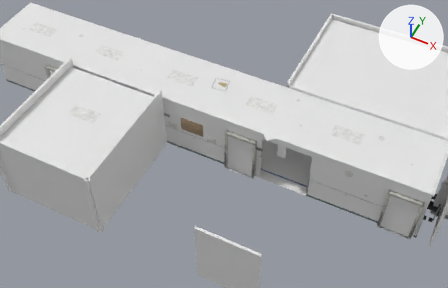
Two versions of the Blender file docs/nw-005a/blender/room104_opening_set.blend, one commit apart.
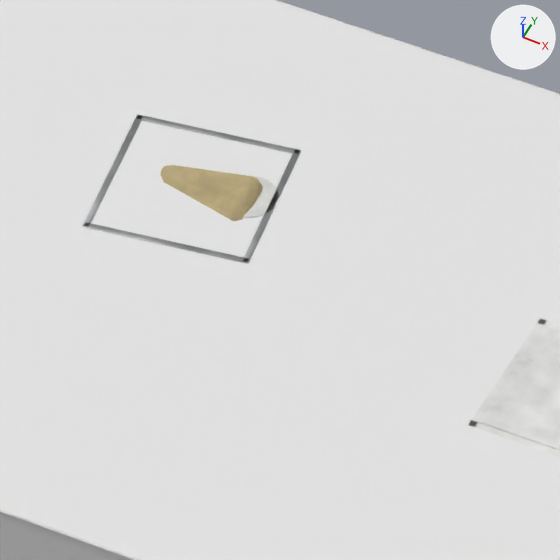
Each version appears first from a camera (50 mm lens) standing at (-0.83, -16.49, 20.15) and looking at (-8.59, -0.98, 0.76), and next in a close-up on the part from 46% to 56% of the width and 24% to 41% of the height. Arrows for +X, +Y and +Z are at upper right; the lights stay in place. The last two pictures show the newer version.

The first close-up shows 'ceiling_hole.001', 'cor_ceiling', 'cor_troffer_-7.001', 'cor_wall_s' and 2 more.
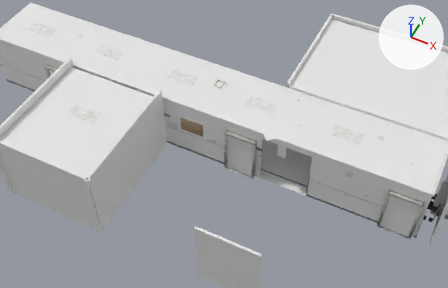
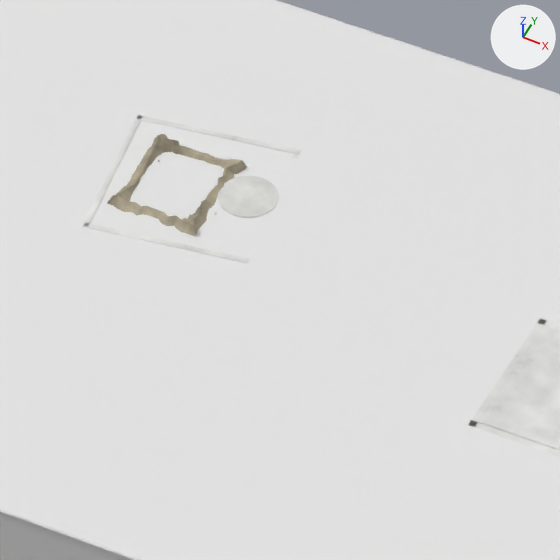
What differs and where, as boxes (x1, y1, x2, y2) in the close-ups (560 x 560 px; the box of a moved part takes in the faces that stretch with it):
'ceiling_hole.001', reshaped (mostly hidden afterwards): before (82, 114, 301, 264); after (83, 115, 300, 263)
'insulation_a', added (beige): after (107, 134, 247, 237)
part 1 of me_ceiling_hole, moved or reshaped: before (243, 150, 301, 263); after (292, 155, 298, 159)
part 2 of me_ceiling_hole, deleted (beige): before (160, 165, 262, 221)
part 3 of me_ceiling_hole, moved or reshaped: before (82, 114, 301, 264); after (83, 115, 300, 263)
'pa_-9.001', unchanged, uncovered by the edit: before (243, 176, 279, 218); after (218, 176, 279, 218)

Edits to the bpy script that builds the scene:
```text
Add mat_cable_grey:
    mat_cable_grey = bpy.data.materials.new('cable_grey')
    # nodes: BsdfPrincipled, Bump, MapRange, Mix, OutputMaterial, RGB, TexCoord, TexNoise, ValToRGB
    # colours: grey #adafad, black #000000, white #ffffff
Change me_ceiling_hole:
    used by ob_ceiling_hole_001; location = (0.0, 0.0, 0.0)
    remove me_ceiling_hole.from_pydata(...)  # 632 vertices, 608 faces; spans x -9.755..-9.045, y -0.005..0.705, z 1.565..2.74
    add me_ceiling_hole.from_pydata(...)  # 776 vertices, 734 faces; spans x -9.754..-9.044, y -0.004..0.704, z 1.651..2.701
    me_ceiling_hole part 1: the loose piece of 56 vertices spanning x -9.162..-9.045, y 0.087..0.703, z 2.68..2.7 is multiplied about its middle by the matrix ((0.871, -0.016, 0.035), (-0.016, 0.976, -0.229), (-0.031, 0.206, 1.088)), then moved by (0.003, -0.02, -0.065), in mat_enamel_white
    me_ceiling_hole part 2: the loose piece of 96 vertices spanning x -9.561..-9.128, y 0.138..0.498, z 2.52..2.74 is deleted
    me_ceiling_hole part 3: 150 vertices removed from x -9.755..-9.047, y -0.005..0.705, z 2.68..2.7; 150 vertices added at x -9.754..-9.047, y -0.004..0.704, z 2.678..2.7
    other edits to the shape of me_ceiling_hole do not show in these pictures
    remove me_ceiling_hole.materials.append(mat_insulation)
    remove me_ceiling_hole.materials.append(mat_rubber)
    add me_ceiling_hole.materials.append(mat_enamel_white)
    add me_ceiling_hole.materials.append(mat_cable_grey)
    add me_ceiling_hole.materials.append(mat_signal_red)
    add me_ceiling_hole.materials.append(mat_white_abs)
Add me_insulation_a:
    me_insulation_a.from_pydata(...)  # 450 vertices, 448 faces; spans x -9.646..-9.271, y 0.123..0.56, z 2.471..2.736
    me_insulation_a.polygons.foreach_set('use_smooth', [True] * 448)
    me_insulation_a.materials.append(mat_insulation)
Add ob_insulation_a:
    ob_insulation_a = bpy.data.objects.new('insulation_a', me_insulation_a)
    ob_insulation_a.location = (0.0, 0.0, 0.0)
```
